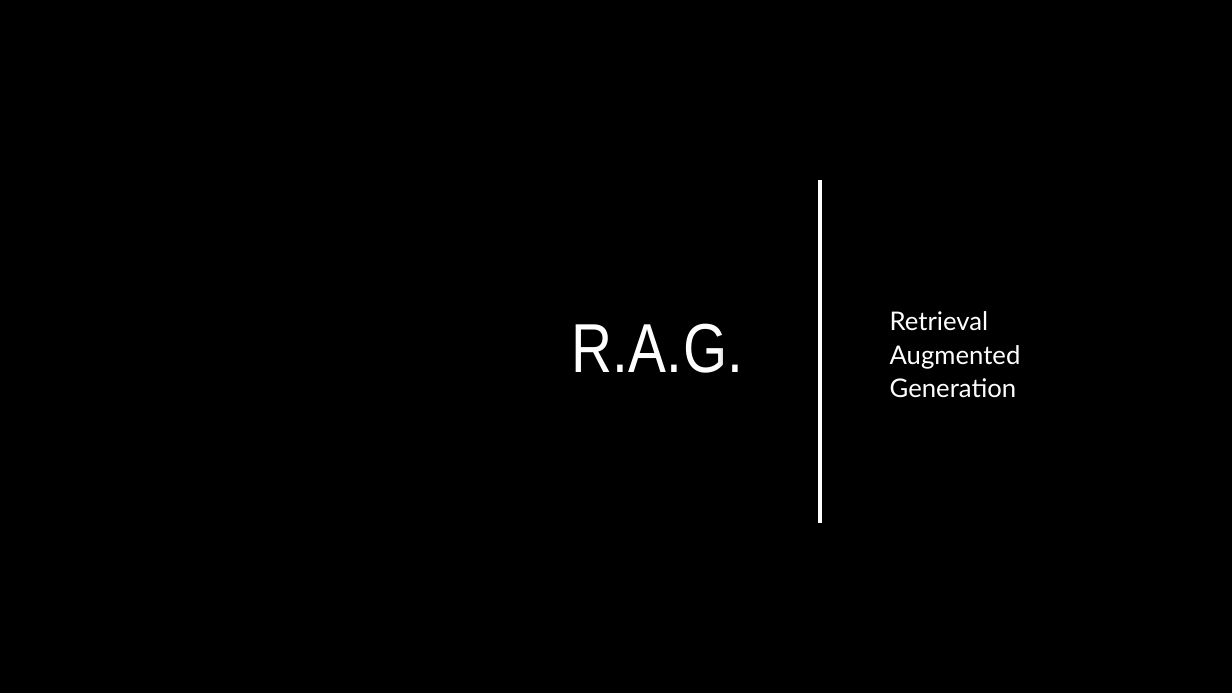
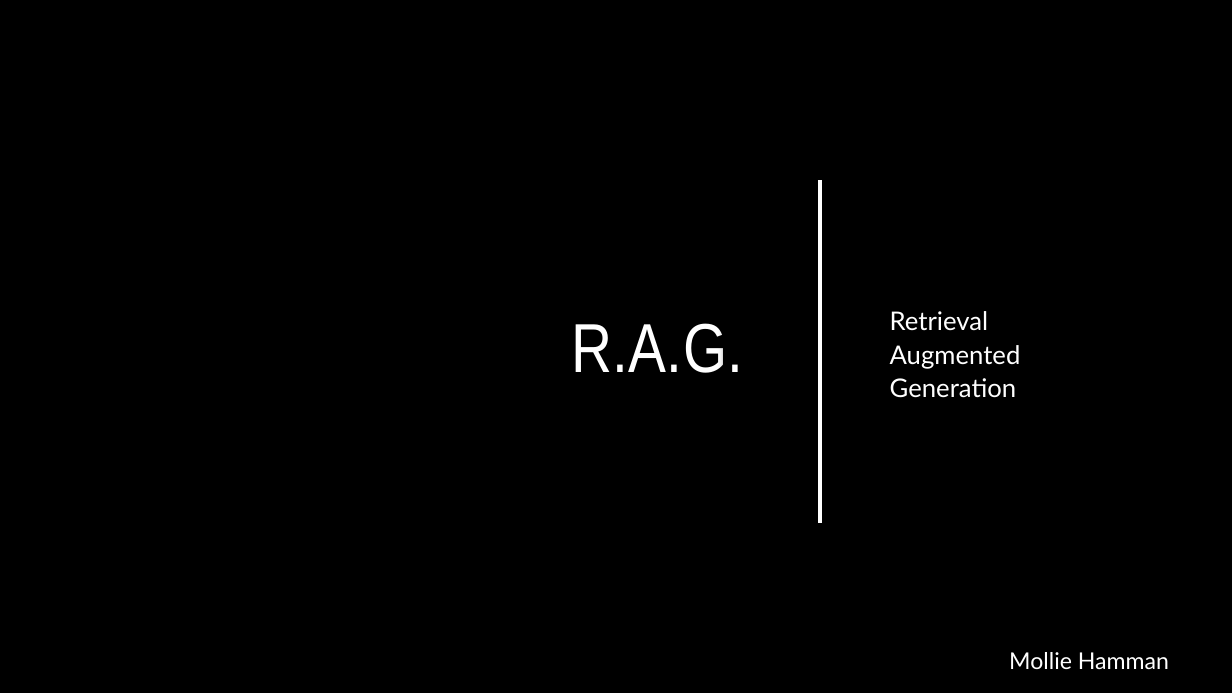
Before and after one commit to mollieeh/RAG, a slide deck: slide 1 of presentation_and_report/AP_RAG_presentation.pptx. Drawn at 1232x693 pixels with LibreOffice and Linux fonts; fonts in the diff are those of the drawing; background and template pictures are left out. Boxes give left, top, right and bottom in pixels: in the first picture for what was removed or moved away, otherwise in the second. Text is boxed around its words. In the diff, an @@ line names an element or a change of style, - is before the commit and + after.

```diff
--- a/presentation_and_report/AP_RAG_presentation.pptx
+++ b/presentation_and_report/AP_RAG_presentation.pptx
@@ text added at [1009, 652, 1169, 669], 18 pt, text #FFFFFF @@
+Mollie Hamman
```
Also in this commit, not shown: 2 other slides changed, 7 slides added, 6 slides removed, 4 other files.
